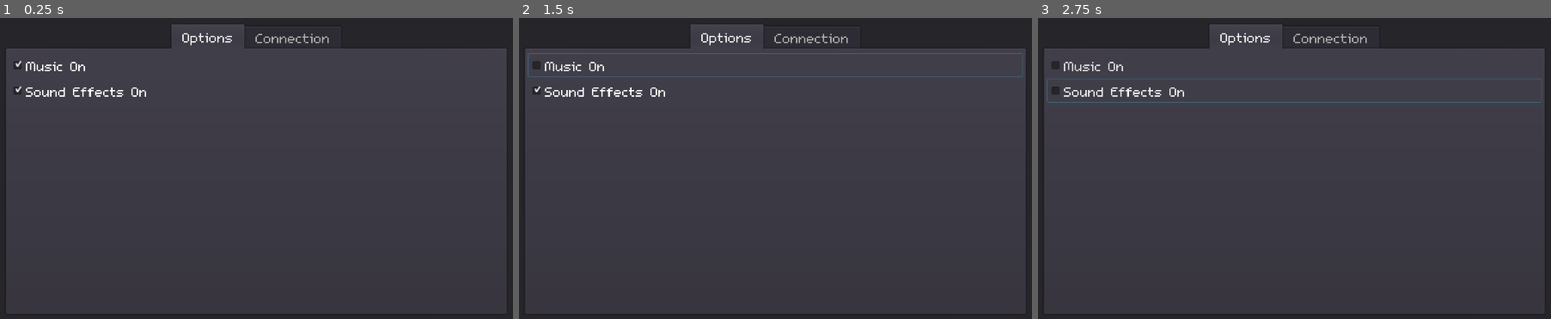
Above: before the commit, frames 1-3 (left to right).
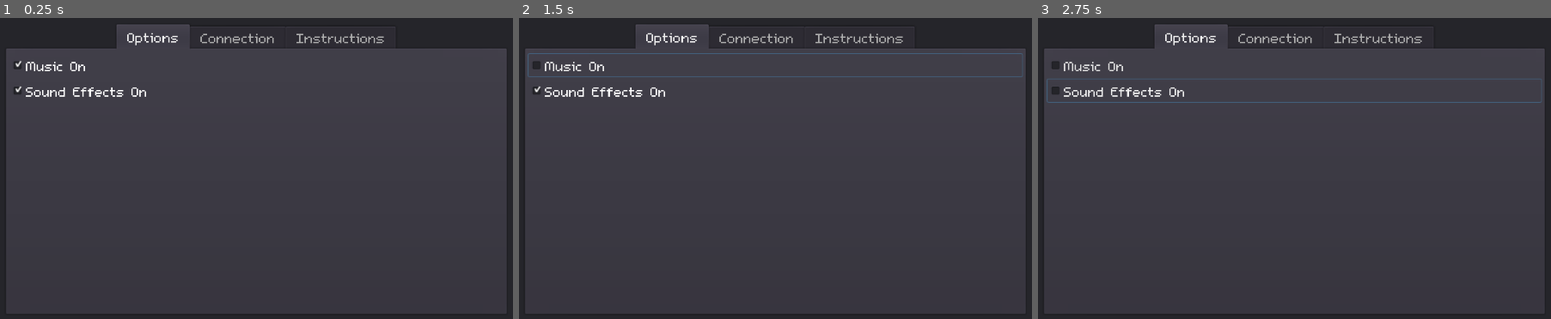
Above: after the commit, the same moments.

Repository: MichaelBelousov/optt-multiplayer-jam
Game: Godot game, scene res://ui/ConnectMenu.tscn
Same seed, same stepped clock (60 frames per second), same inputs: the game is played once before the commit and once after it.
Inputs:
- Up to frame 1 (0.25 s): no input
- Up to frame 2 (1.5 s): tap Enter at 0.5 s; hold D (move_right) 0.53-1.25 s; tap Left (p2_move_left) at 0.6 s; tap Space at 0.77 s; click "Music On" at 1.25 s
- Up to frame 3 (2.75 s): click "Sound Effects On" at 2 s

The runs differ from the first frame. In frame 1, 1.5% of the frame differs, in the area x 22-75%, y 2-10%; in frame 2, 1.5%; in frame 3, 1.5%.

Commit message:
add instructions and use theme

Diff:
--- a/src/autoload.gd
+++ b/src/autoload.gd
@@ -3,7 +3,7 @@
 extends Node
 
 
-func _input(evt):
+func _input(_evt):
   if Input.is_action_just_pressed("restart_level"):
     var cur_scene = get_tree().get_current_scene()
     if cur_scene.name == "Level1":
--- a/ui/ConnectMenu.tscn
+++ b/ui/ConnectMenu.tscn
@@ -47,39 +47,57 @@
 anchor_right = 1.0
 anchor_bottom = 1.0
 margin_left = 4.0
-margin_top = 32.0
+margin_top = 44.0
 margin_right = -4.0
 margin_bottom = -4.0
 
 [node name="IPInput" type="LineEdit" parent="Tabs/Connection"]
 margin_right = 729.0
-margin_bottom = 24.0
+margin_bottom = 36.0
 align = 1
 placeholder_text = "Loading Your IP, if hosting wait..."
 
 [node name="Center" type="CenterContainer" parent="Tabs/Connection"]
-margin_top = 28.0
+margin_top = 40.0
 margin_right = 729.0
-margin_bottom = 48.0
+margin_bottom = 72.0
 
 [node name="Btns" type="HBoxContainer" parent="Tabs/Connection/Center"]
 margin_left = 300.0
-margin_top = -6.0
 margin_right = 428.0
-margin_bottom = 26.0
+margin_bottom = 32.0
 custom_constants/separation = 16
 
 [node name="Host" type="Button" parent="Tabs/Connection/Center/Btns"]
-margin_right = 42.0
-margin_bottom = 20.0
+margin_right = 58.0
+margin_bottom = 32.0
 disabled = true
 text = "Host"
 
 [node name="Join" type="Button" parent="Tabs/Connection/Center/Btns"]
-margin_left = 58.0
-margin_right = 93.0
-margin_bottom = 20.0
+margin_left = 74.0
+margin_right = 128.0
+margin_bottom = 32.0
 text = "Join"
+
+[node name="Instructions" type="VBoxContainer" parent="Tabs"]
+visible = false
+anchor_right = 1.0
+anchor_bottom = 1.0
+margin_left = 4.0
+margin_top = 44.0
+margin_right = -4.0
+margin_bottom = -4.0
+
+[node name="RichTextLabel" type="RichTextLabel" parent="Tabs/Instructions"]
+margin_right = 729.0
+margin_bottom = 297.0
+text = "Welcome! Try to get to the flag in each level. You may need to find some hamsters to get bigger and jump higher, or lose some hamsters to get smaller by running into cages, in order to reach the flag in a given level.
+
+Use the WASD keys to move around with W to jump. If you do not connect with someone online, you can also use the arrow keys as the second player's controls, to play together locally. You jump higher together so you may need a second player to win!
+
+The host can press R to restart the current level at any point."
+fit_content_height = true
 
 [node name="Margins" type="MarginContainer" parent="."]
 visible = false
--- a/ui/VictoryOverlay.tscn
+++ b/ui/VictoryOverlay.tscn
@@ -1,13 +1,6 @@
-[gd_scene load_steps=4 format=2]
+[gd_scene load_steps=2 format=2]
 
-[ext_resource path="res://ui/m5x7.ttf" type="DynamicFontData" id=1]
-
-[sub_resource type="DynamicFont" id=1]
-size = 32
-font_data = ExtResource( 1 )
-
-[sub_resource type="Theme" id=2]
-default_font = SubResource( 1 )
+[ext_resource path="res://ui/DefaultTheme.tres" type="Theme" id=1]
 
 [node name="VictoryOverlay" type="Control"]
 anchor_right = 1.0
@@ -22,7 +15,7 @@
 margin_top = -7.0
 margin_right = 28.0
 margin_bottom = 7.0
-theme = SubResource( 2 )
+theme = ExtResource( 1 )
 text = "Victory! Host press space to go to the next level"
 align = 1
 valign = 1
